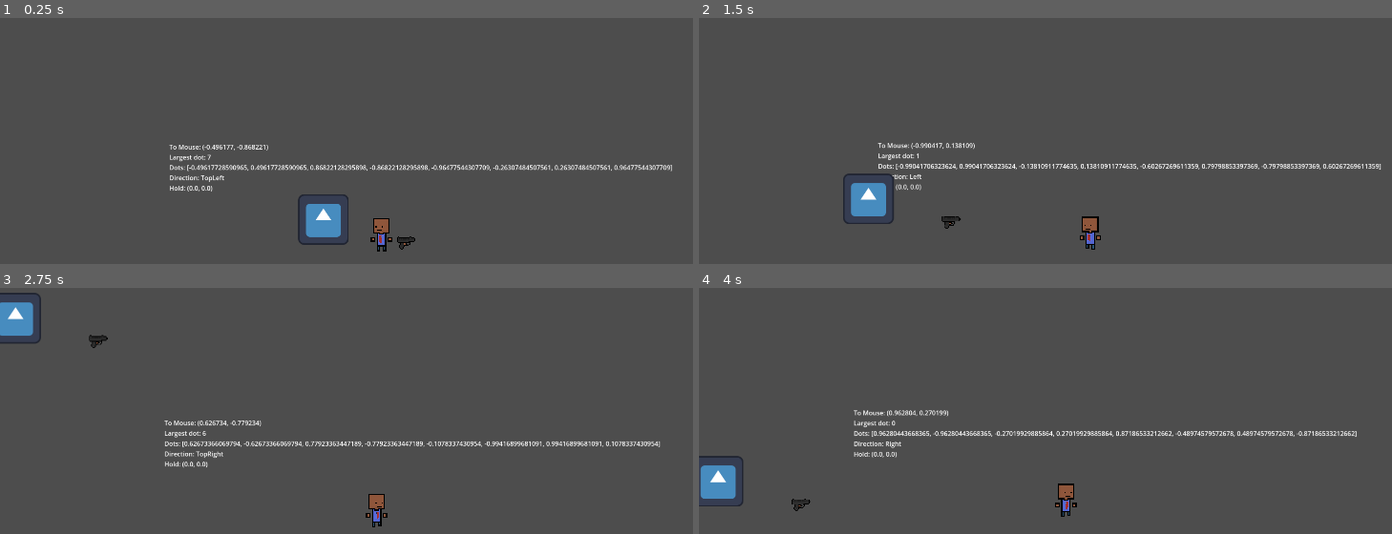
Above: before the commit, frames 1-4 (two rows, left to right).
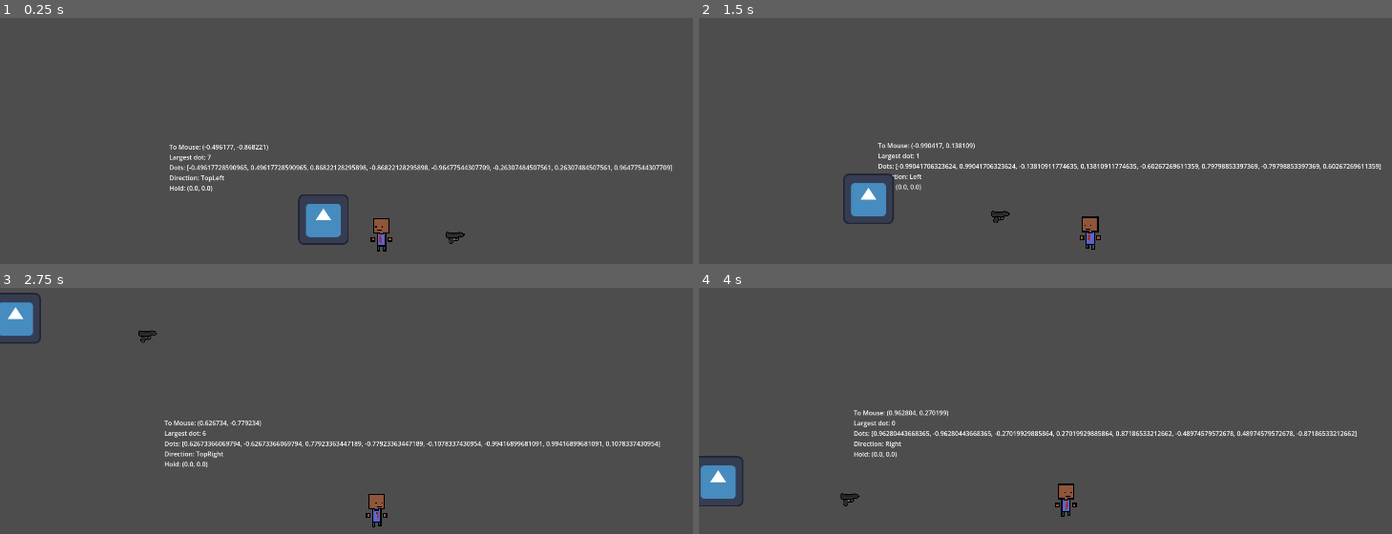
Above: after the commit, the same moments.

Repository: KarumGhag/Hitman-5
Game: Godot game, scene res://World/world.tscn
Two runs of this game, one before a commit and one after it. Both use one fixed random seed, a clock stepped at 60 frames per second and the inputs below. The engine's default icon, where the game draws it, is replaced by a stand-in: a white triangle on a blue panel in a dark square.
Inputs (mouse positions are in pixels of both pictures, inside the frame that each line leads up to):
- Up to frame 1 (0.25 s): no input
- Up to frame 2 (1.5 s): move the mouse to (1100, 241) at 0.52 s; hold D (right) 0.53-1.28 s; click (1100, 241) at 0.6 s; move the mouse to (927, 254) at 1.27 s; hold S (down) from 1.28 s (still down); tap H (holster) at 1.35 s
- Up to frame 3 (2.75 s): click (228, 524) at 1.55 s; move the mouse to (457, 408) at 2.02 s; release S (down) at 2.03 s; hold D (right) from 2.03 s (still down); tap Mouse wheel up (nextItem) at 2.1 s; click (457, 408) at 2.3 s
- Up to frame 4 (4 s): move the mouse to (outside the picture) at 2.77 s; release D (right) at 2.78 s; hold W (up) 2.78-3.53 s; tap E (pickup) at 2.85 s; click (outside the picture) at 3.05 s; move the mouse to (outside the picture) at 3.52 s; hold A (left) from 3.53 s (still down); tap Mouse wheel down (prevItem) at 3.6 s; click (outside the picture) at 3.8 s

The runs differ from the first frame. In frame 1, 0.2% of the frame differs, in the area x 57-68%, y 86-95%; in frame 2, 0.2%; in frame 3, 0.2%, in the area x 12-23%, y 17-25%; in frame 4, 0.2%.

Commit message:
shooting works, extra camera lean when holding, fixed reloading

Diff:
--- a/Bullet System/BulletClass.gd
+++ b/Bullet System/BulletClass.gd
@@ -2,26 +2,61 @@
 
 class_name BulletClass
 
+#for destroying
 var fireDist : float
-var orignPoint : Vector2
+var originPoint : Vector2
 var distTravelled : float
 
+#stats
 var damage : float
 var speed : float
 var direction : Vector2
+var knockback : float
 
 @export var hitbox : Area2D
 
+
+func _ready() -> void:
+	originPoint = global_position
+	hitbox.connect("body_entered", hitboxBody)
+	hitbox.connect("area_entered", hitboxArea)
+
+	velocity = speed * direction
+
+
+
 #if it collides with a body then it will either be a bullet so it should carry on or it should be destroyed
 func hitboxBody(body) -> void:
-    var tempVel : Vector2 = velocity
-    velocity = Vector2.ZERO
+	var tempVel : Vector2 = velocity
+	velocity = Vector2.ZERO
 
-    if body is BulletClass:
-        velocity = tempVel
-        return
+	if body is BulletClass:
+		velocity = tempVel
+		return
 
-    queue_free()
+	queue_free()
 
 func hitboxArea(area) -> void:
-    pass
+	if area is HitboxComponent:
+
+		var attack : Attack = Attack.new()
+
+		attack.damage = damage
+		attack.knockback = knockback
+		attack.attackPos = global_position
+
+		area.damage(attack)
+
+
+		queue_free()
+
+
+
+func _process(_delta) -> void:
+	distTravelled = global_position.distance_to(originPoint)
+
+	if (fireDist != 0) and distTravelled >= fireDist:
+		queue_free()
+
+
+	move_and_slide()
--- a/Bullet System/BulletClass.tscn
+++ b/Bullet System/BulletClass.tscn
@@ -8,8 +8,9 @@
 
 [sub_resource type="RectangleShape2D" id="RectangleShape2D_a7aql"]
 
-[node name="BulletClass" type="CharacterBody2D"]
+[node name="BulletClass" type="CharacterBody2D" node_paths=PackedStringArray("hitbox")]
 script = ExtResource("1_a7aql")
+hitbox = NodePath("HitBox")
 
 [node name="Icon" type="Sprite2D" parent="."]
 position = Vector2(3.8743e-07, 0)
--- a/Camera/camera.gd
+++ b/Camera/camera.gd
@@ -34,12 +34,13 @@
 	distanceToMouse = mousePos.distance_to(position)
 
 	#camera leans more when holding an item
-	#if player.inventorySystem.currentItem != null:
-	#	lean = directionToMouse * distanceToMouse * heldLean
-	#else:
-	#	lean = directionToMouse * distanceToMouse * unheldLean
+	if player.currentItem != null:
+		lean = directionToMouse * distanceToMouse * heldLean
+	else:
+		lean = directionToMouse * distanceToMouse * unheldLean
 
-	lean = directionToMouse * distanceToMouse * unheldLean
+
+	#lean = directionToMouse * distanceToMouse * unheldLean
 
 	offset = lerp(offset, lean, delta * leanSmoothness)
 
--- a/Gun System/GunClass.gd
+++ b/Gun System/GunClass.gd
@@ -40,9 +40,12 @@
 var bulletsLeft : int
 @export var reloadTime : float = 2
 var reloadTimer : Timer
+var isReloading : bool = false
+
+
 var canShoot : bool = true
+var target : Vector2
 
-var target : Vector2
 
 
 @export_subgroup("Camera")
@@ -51,6 +54,7 @@
 
 func itemReady() -> void:
 	bulletsLeft = magSize
+
 
 	#makes a timer that will let you shoot again after its up
 	fireCoolDownTimer = Timer.new()
@@ -66,18 +70,22 @@
 	canShoot = true
 
 
-func shootLocation() -> Vector2:
+func shootLocation(callerTarget) -> Vector2:
 	var innacuracy = randf_range(-spread, spread)
-	target = Vector2.from_angle(shootVectorPoint.global_position.angle_to_point(get_global_mouse_position()) + innacuracy)
+	target = Vector2.from_angle(shootVectorPoint.global_position.angle_to_point(callerTarget) + innacuracy)
 
 	return target.normalized()
 
 
-func shoot() -> void:
+#caller target needed so that the player can pass in mouse position and enemy can pass in the player, manage the enemy target setting from them and let the spread apply here
+func shoot(callerTarget : Vector2) -> void:
+
 	if bulletsLeft <= 0:
 		reload()
+		return
 
 	if not canShoot:
+
 		return
 
 
@@ -91,19 +99,19 @@
 
 
 			if animationPlayer != null:
-				animationPlayer.play("Shoot")
+				animationPlayer.play("Pump")
 
 
 
 
-			var bulletDirection : Vector2 = shootLocation()
+			var bulletDirection : Vector2 = shootLocation(callerTarget)
 			var bulletInstance = bullet.instantiate()
 			bulletInstance.global_position = shootPoint.global_position
 			bulletInstance.direction = bulletDirection
 
 			bulletInstance.look_at(get_global_mouse_position())
 
-			bulletInstance.fireDistance = fireDistance
+			bulletInstance.fireDist = fireDistance
 			bulletInstance.damage = damage
 			bulletInstance.speed = bulletSpeed
 			bulletInstance.knockback = knockback
@@ -112,11 +120,34 @@
 
 			get_tree().get_root().add_child(bulletInstance)
 
+			camera.shakeCam(shakeAmount)
+			bulletsLeft -= 1
+
+
+			if shotgun or multiBulletWait == 0:
+				continue
+
+			if multiBulletNum == 1:
+				break
+
+			await wait(multiBulletWait)
+
+
+	fireCoolDownTimer.start(fireCoolDown)
+
 
 
 func wait(seconds : float) -> void:
 	await get_tree().create_timer(seconds).timeout
 
 func reload() -> void:
+	if isReloading:
+		return
+
+	isReloading = true
+
 	await wait(reloadTime)
 	bulletsLeft = magSize
+	print("reload, now have: " + str(bulletsLeft) + " bullets")
+
+	isReloading = false
--- a/Gun System/GunClass.tscn
+++ b/Gun System/GunClass.tscn
@@ -1,39 +1,14 @@
-[gd_scene load_steps=8 format=3 uid="uid://bktoq8sexfyey"]
+[gd_scene load_steps=7 format=3 uid="uid://bktoq8sexfyey"]
 
 [ext_resource type="Script" uid="uid://dgsixfqekfio2" path="res://Gun System/GunClass.gd" id="1_its6t"]
-[ext_resource type="Texture2D" uid="uid://dikvptutl5iig" path="res://Gun System/Glock.png" id="2_f1gvl"]
 
 [sub_resource type="Animation" id="Animation_5yrs8"]
 length = 0.1
 loop_mode = 1
-tracks/0/type = "value"
-tracks/0/imported = false
-tracks/0/enabled = true
-tracks/0/path = NodePath("Sprite2D:frame")
-tracks/0/interp = 1
-tracks/0/loop_wrap = false
-tracks/0/keys = {
-"times": PackedFloat32Array(0),
-"transitions": PackedFloat32Array(1),
-"update": 1,
-"values": [0]
-}
 
 [sub_resource type="Animation" id="Animation_blotc"]
 length = 0.7
 loop_mode = 1
-tracks/0/type = "value"
-tracks/0/imported = false
-tracks/0/enabled = true
-tracks/0/path = NodePath("Sprite2D:frame")
-tracks/0/interp = 1
-tracks/0/loop_wrap = false
-tracks/0/keys = {
-"times": PackedFloat32Array(0, 0.1, 0.2, 0.3, 0.4, 0.5, 0.6),
-"transitions": PackedFloat32Array(1, 1, 1, 1, 1, 1, 1),
-"update": 1,
-"values": [0, 1, 2, 3, 4, 5, 0]
-}
 
 [sub_resource type="AnimationLibrary" id="AnimationLibrary_3tl4v"]
 _data = {
@@ -53,7 +28,7 @@
 animationPlayer = NodePath("AnimationPlayer")
 shootVectorPoint = NodePath("ShootVectorPoint")
 itemName = "Glock"
-itemSprite = NodePath("Sprite2D")
+itemSprite = NodePath("ItemSprite")
 pickUpArea = NodePath("PickUpArea")
 pickUpBox = NodePath("PickUpBox")
 
@@ -80,24 +55,4 @@
 [node name="ShootVectorPoint" type="Node2D" parent="."]
 position = Vector2(-14, -2)
 
-[node name="Sprite2D" type="Sprite2D" parent="."]
-texture_filter = 1
-texture = ExtResource("2_f1gvl")
-hframes = 3
-vframes = 2
-metadata/_aseprite_wizard_interface_config_ = {
-"pending_changes": {}
-}
-metadata/_aseprite_wizard_config_ = {
-"i_mode": -1,
-"keep_anim_length": false,
-"layers": [],
-"o_ex_p": "",
-"o_folder": "",
-"o_name": "",
-"only_visible": false,
-"player": "AnimationPlayer",
-"slice": "",
-"source": "res://Art/Guns/Glock.aseprite"
-}
-metadata/_aseprite_wizard_source_file_hash_ = "29d4e4d221828b30f4085f286684e4bd"
+[node name="ItemSprite" type="Sprite2D" parent="."]
--- /dev/null
+++ b/Guns/Glock.tscn
@@ -0,0 +1,104 @@
+[gd_scene load_steps=9 format=3 uid="uid://dornoguqrdv12"]
+
+[ext_resource type="Script" uid="uid://dgsixfqekfio2" path="res://Gun System/GunClass.gd" id="1_8trd8"]
+[ext_resource type="PackedScene" uid="uid://dav0r05sjcywp" path="res://Bullet System/BulletClass.tscn" id="2_iv41w"]
+[ext_resource type="Texture2D" uid="uid://c5ujuw17k542v" path="res://Guns/Glock.png" id="2_s7lk7"]
+
+[sub_resource type="Animation" id="Animation_5yrs8"]
+length = 0.1
+tracks/0/type = "value"
+tracks/0/imported = false
+tracks/0/enabled = true
+tracks/0/path = NodePath("ItemSprite:frame")
+tracks/0/interp = 1
+tracks/0/loop_wrap = false
+tracks/0/keys = {
+"times": PackedFloat32Array(0),
+"transitions": PackedFloat32Array(1),
+"update": 1,
+"values": [0]
+}
+
+[sub_resource type="Animation" id="Animation_blotc"]
+length = 0.7
+tracks/0/type = "value"
+tracks/0/imported = false
+tracks/0/enabled = true
+tracks/0/path = NodePath("ItemSprite:frame")
+tracks/0/interp = 1
+tracks/0/loop_wrap = false
+tracks/0/keys = {
+"times": PackedFloat32Array(0, 0.1, 0.2, 0.3, 0.4, 0.5, 0.6),
+"transitions": PackedFloat32Array(1, 1, 1, 1, 1, 1, 1),
+"update": 1,
+"values": [0, 1, 2, 3, 4, 5, 0]
+}
+
+[sub_resource type="AnimationLibrary" id="AnimationLibrary_3tl4v"]
+_data = {
+&"Idle": SubResource("Animation_5yrs8"),
+&"Pump": SubResource("Animation_blotc")
+}
+
+[sub_resource type="CircleShape2D" id="CircleShape2D_rj1wu"]
+radius = 149.121
+
+[sub_resource type="CircleShape2D" id="CircleShape2D_thvgv"]
+radius = 50.4207
+
+[node name="Glock" type="Node2D" node_paths=PackedStringArray("shootPoint", "animationPlayer", "shootVectorPoint", "itemSprite", "pickUpArea", "pickUpBox")]
+script = ExtResource("1_8trd8")
+bullet = ExtResource("2_iv41w")
+shootPoint = NodePath("ShootPoint")
+animationPlayer = NodePath("AnimationPlayer")
+shootVectorPoint = NodePath("ShootVectorPoint")
+bulletSpeed = 1500.0
+itemName = "Glock"
+itemSprite = NodePath("ItemSprite")
+pickUpArea = NodePath("PickUpArea")
+pickUpBox = NodePath("PickUpBox")
+
+[node name="AnimationPlayer" type="AnimationPlayer" parent="."]
+libraries = {
+&"": SubResource("AnimationLibrary_3tl4v")
+}
+speed_scale = 4.0
+
+[node name="PickUpArea" type="Area2D" parent="."]
+
+[node name="CollisionShape2D" type="CollisionShape2D" parent="PickUpArea"]
+shape = SubResource("CircleShape2D_rj1wu")
+
+[node name="PickUpBox" type="Area2D" parent="."]
+
+[node name="CollisionShape2D" type="CollisionShape2D" parent="PickUpBox"]
+position = Vector2(1, 1.5)
+shape = SubResource("CircleShape2D_thvgv")
+
+[node name="ShootPoint" type="Node2D" parent="."]
+position = Vector2(24, -2)
+
+[node name="ShootVectorPoint" type="Node2D" parent="."]
+position = Vector2(-14, -2)
+
+[node name="ItemSprite" type="Sprite2D" parent="."]
+texture_filter = 1
+texture = ExtResource("2_s7lk7")
+hframes = 3
+vframes = 2
+metadata/_aseprite_wizard_interface_config_ = {
+"pending_changes": {}
+}
+metadata/_aseprite_wizard_config_ = {
+"i_mode": -1,
+"keep_anim_length": false,
+"layers": [],
+"o_ex_p": "",
+"o_folder": "",
+"o_name": "",
+"only_visible": false,
+"player": "AnimationPlayer",
+"slice": "",
+"source": "res://Art/Guns/Glock.aseprite"
+}
+metadata/_aseprite_wizard_source_file_hash_ = "29d4e4d221828b30f4085f286684e4bd"
--- a/Inventory/ItemClass.gd
+++ b/Inventory/ItemClass.gd
@@ -28,6 +28,7 @@
 	if player != null:
 		inv = player.inventory
 
+	itemReady()
 
 func _process(delta) -> void:
 	if equipped:
--- a/Player/player.tscn
+++ b/Player/player.tscn
@@ -1,10 +1,11 @@
-[gd_scene load_steps=14 format=3 uid="uid://r1rcdcocn5hc"]
+[gd_scene load_steps=15 format=3 uid="uid://r1rcdcocn5hc"]
 
 [ext_resource type="Script" uid="uid://ckxvqgoqxt3hh" path="res://Player/player.gd" id="1_bvebw"]
 [ext_resource type="Texture2D" uid="uid://d3ttw7pny6au8" path="res://Player/Player.png" id="2_5l58u"]
 [ext_resource type="Texture2D" uid="uid://bi1m84u5rnjuw" path="res://Player/PlayerHead.png" id="2_7wdtj"]
 [ext_resource type="Script" uid="uid://cwij3kfbw3nga" path="res://Inventory/PlayerInv.gd" id="4_gwnis"]
 [ext_resource type="Texture2D" uid="uid://bujl8r2dulhlp" path="res://Art/icon.svg" id="5_k53q1"]
+[ext_resource type="Script" uid="uid://cchqjwlsf03he" path="res://Player/player_shoot.gd" id="6_fhl08"]
 
 [sub_resource type="RectangleShape2D" id="RectangleShape2D_gfpsm"]
 size = Vector2(5, 5)
@@ -197,3 +198,7 @@
 [node name="Icon" type="Sprite2D" parent="Holding/Holder"]
 scale = Vector2(0.015625, 0.0195313)
 texture = ExtResource("5_k53q1")
+
+[node name="PlayerShoot" type="Node2D" parent="." node_paths=PackedStringArray("player")]
+script = ExtResource("6_fhl08")
+player = NodePath("..")
--- /dev/null
+++ b/Player/player_shoot.gd
@@ -0,0 +1,7 @@
+extends Node2D
+
+@export var player : Player
+
+func _process(_delta) -> void:
+	if (player.currentItem != null and player.currentItem.has_method("shoot")) and Input.is_action_just_pressed("shoot"):
+		player.currentItem.shoot(get_global_mouse_position())
--- a/World/world.tscn
+++ b/World/world.tscn
@@ -3,7 +3,7 @@
 [ext_resource type="PackedScene" uid="uid://r1rcdcocn5hc" path="res://Player/player.tscn" id="1_4v28w"]
 [ext_resource type="PackedScene" uid="uid://l1cil2p7q5eh" path="res://Camera/Camera.tscn" id="2_ismrf"]
 [ext_resource type="Texture2D" uid="uid://bujl8r2dulhlp" path="res://Art/icon.svg" id="3_omi1g"]
-[ext_resource type="PackedScene" uid="uid://bktoq8sexfyey" path="res://Gun System/GunClass.tscn" id="4_2726p"]
+[ext_resource type="PackedScene" uid="uid://dornoguqrdv12" path="res://Guns/Glock.tscn" id="4_3f78f"]
 
 [node name="World" type="Node2D"]
 position = Vector2(-4, -7)
@@ -24,5 +24,5 @@
 position = Vector2(143, 189)
 texture = ExtResource("3_omi1g")
 
-[node name="GunClass" parent="." instance=ExtResource("4_2726p")]
-position = Vector2(348, 243)
+[node name="Glock" parent="." instance=ExtResource("4_3f78f")]
+position = Vector2(472, 230)
--- a/project.godot
+++ b/project.godot
@@ -70,3 +70,8 @@
 "events": [Object(InputEventKey,"resource_local_to_scene":false,"resource_name":"","device":-1,"window_id":0,"alt_press …(192 unchanged characters)…
 ]
 }
+shoot={
+"deadzone": 0.2,
+"events": [Object(InputEventMouseButton,"resource_local_to_scene":false,"resource_name":"","device":-1,"window_id":0,"alt_pressed":false,"shift_pressed":false,"ctrl_pressed":false,"meta_pressed":false,"button_mask":0,"position":Vector2(0, 0),"global_position":Vector2(0, 0),"factor":1.0,"button_index":1,"canceled":false,"pressed":false,"double_click":false,"script":null)
+]
+}
Not shown, added: Components/Attack.gd.uid
Not shown, added: Components/HealthComponent.gd.uid
Binary file removed: Gun System/GlockWIP.png
Not shown, removed: Gun System/GlockWIP.png.import
Renamed: Gun System/Glock.png -> Guns/Glock.png
Not shown, changed: Guns/Glock.png.import
Not shown, added: Player/player_shoot.gd.uid
